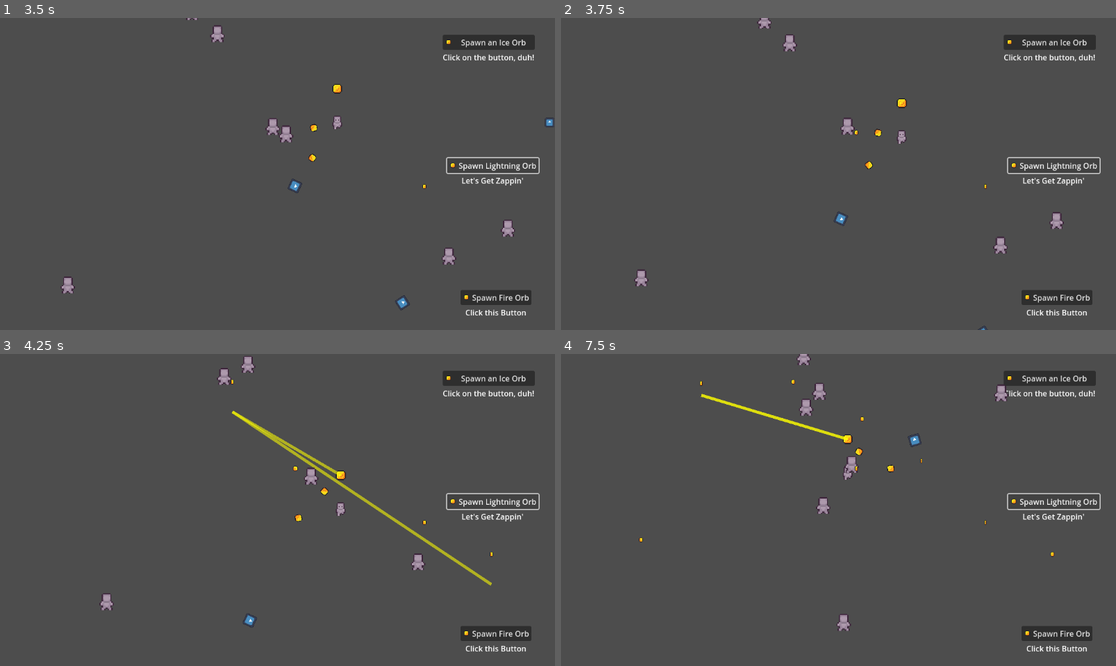
Above: before the commit, frames 1-4 (two rows, left to right).
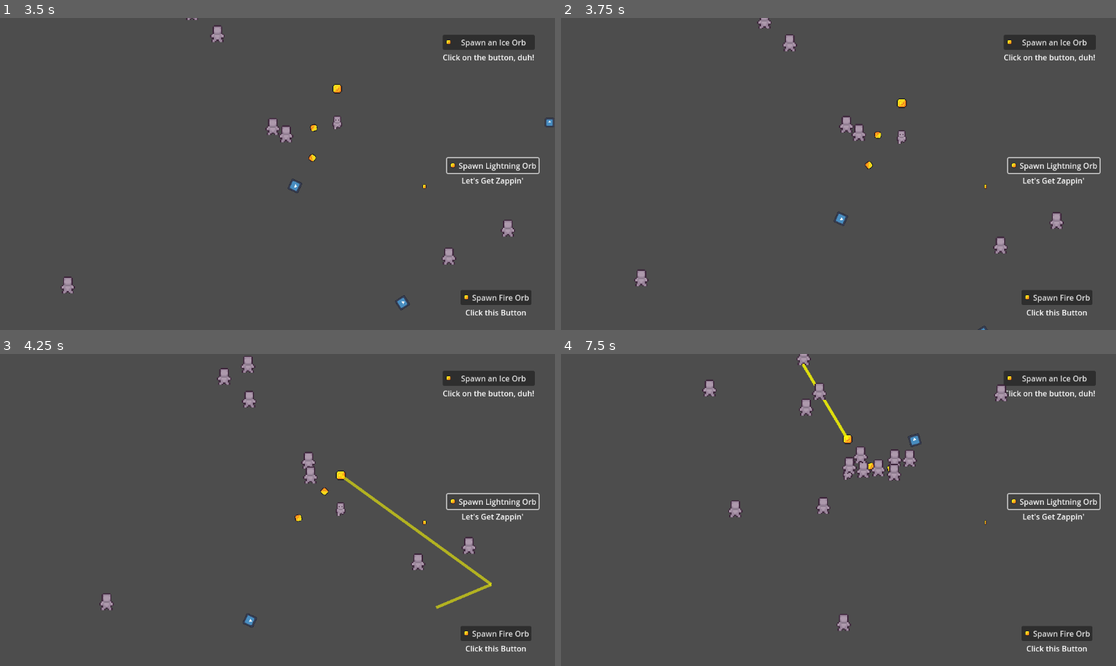
Above: after the commit, the same moments.

Repository: ImperatusGames/TopDownGame
Game: Godot game, scene res://game.tscn
The game is run twice, just before and just after one commit, with the same random seed, the same clock (stepped at 60 frames per second) and the same inputs. The engine's default icon, where the game draws it, is replaced by a stand-in: a white triangle on a blue panel in a dark square.
Inputs:
- Up to frame 1 (3.5 s): click "Spawn an Ice Orb" at 0.5 s; click "Spawn Fire Orb" at 1.25 s; click "Spawn Lightning Orb" at 2 s; hold D (move_right) from 2.78 s (still down)
- Up to frame 2 (3.75 s): release D (move_right) at 3.53 s; hold S (move_down) from 3.53 s (still down)
- Up to frame 3 (4.25 s): keep holding S (move_down)
- Up to frame 4 (7.5 s): release S (move_down) at 4.28 s; hold D (move_right) 4.28-5.03 s; hold W (move_up) 5.03-5.78 s; hold A (move_left) 5.78-7.28 s; hold S (move_down) from 7.28 s (still down)

Frame 1 is identical in both runs. In frame 2, 0.2% of the frame differs, in the area x 50-58%, y 31-40%; in frame 3, 1.4%, in the area x 41-89%, y 8-82%; in frame 4, 1.3%.

Commit message:
2-19 Commit
-Explosion functionality works properly
-Slow status effect component works properly (Not complete - need refresh functionality added in)

Diff:
--- a/attack.gd
+++ b/attack.gd
@@ -5,3 +5,10 @@
 var attack_position: Vector2
 var slow: bool
 var freeze: bool
+
+const SLOW_EFFECT = preload("res://statuses/slow_status_effect.tscn")
+
+func slow_unit(unit : Enemy):
+	if slow == true:
+		var slowdown = SLOW_EFFECT.instantiate()
+		unit.add_child(slowdown)
--- a/components/velocity_component.gd
+++ b/components/velocity_component.gd
@@ -13,3 +13,9 @@
 		return true
 	else:
 		return false
+
+func slowed():
+	current_speed = BASE_SPEED / 2
+
+func restore_speed():
+	current_speed = BASE_SPEED
--- a/enemies/zombie.tscn
+++ b/enemies/zombie.tscn
@@ -52,7 +52,7 @@
 
 [node name="HealthComponent" parent="." instance=ExtResource("1_8yvla")]
 unique_name_in_owner = true
-MAX_HEALTH = 1
+MAX_HEALTH = 5
 
 [node name="CollisionShape2D" type="CollisionShape2D" parent="."]
 position = Vector2(0, 2)
--- a/player/weapons/explosion.gd
+++ b/player/weapons/explosion.gd
@@ -4,20 +4,20 @@
 
 func _ready() -> void:
 	%Timer.timeout.connect(_on_timer_timeout)
+	%DamageTimer.timeout.connect(_disable_damage_timeout)
+	area_entered.connect(_on_area_entered)
 
-	explode()
+func _on_timer_timeout():
+	queue_free()
 
-func explode():
-	var bodies = get_overlapping_bodies()
-	print(bodies.size(), " bodies in explosion")
-	if bodies.size() > 0:
+func _disable_damage_timeout():
+	area_entered.disconnect(_on_area_entered)
+
+func _on_area_entered(area):
+	if area is HurtBoxComponent:
+		var hurtbox: HurtBoxComponent = area
+
 		var attack = Attack.new()
 		attack.attack_damage = damage
 
-		for i in bodies:
-			if bodies[i].has_node("HurtBoxComponent") == true:
-				var hurtbox: HurtBoxComponent = bodies[i].get_node("HurtBoxComponent")
-				hurtbox.damage(attack)
-
-func _on_timer_timeout():
-	queue_free()
+		hurtbox.damage(attack)
--- a/player/weapons/explosion.tscn
+++ b/player/weapons/explosion.tscn
@@ -25,3 +25,9 @@
 wait_time = 0.75
 one_shot = true
 autostart = true
+
+[node name="DamageTimer" type="Timer" parent="."]
+unique_name_in_owner = true
+wait_time = 0.05
+one_shot = true
+autostart = true
--- a/player/weapons/ice_shot.gd
+++ b/player/weapons/ice_shot.gd
@@ -51,6 +51,7 @@
 
 		if slow_enabled == true:
 			attack.slow = true
+			attack.slow_unit(hurtbox.get_parent())
 
 		if freeze_enabled == true:
 			attack.freeze = true
--- a/project.godot
+++ b/project.godot
@@ -19,6 +19,7 @@
 
 Enemy=""
 Player=""
+"Status Effects"=""
 
 [input]
 
--- a/statuses/slow_status_effect.gd
+++ b/statuses/slow_status_effect.gd
@@ -1,21 +1,18 @@
 extends Node2D
 class_name StatusEffect
 
-@onready var speed = get_parent().get_node("VelocityComponent").current_speed
-
 func _ready() -> void:
 	$Timer.timeout.connect(_on_slow_timeout)
-	$timer.start()
-	_timer_started()
-
-func _timer_started():
-	speed = speed / 2
-	print(speed, " is current speed")
+	#get_tree().call_group("Status Effects", "slowed")
+	get_parent().get_node("VelocityComponent").slowed()
 
 func _on_slow_timeout():
-	speed = get_parent().get_node("VelocityComponent").BASE_SPEED
-	queue_free()
+	#get_tree().call_group("Status Effects", "restore_speed")
+	get_parent().get_node("VelocityComponent").restore_speed()
+	call_deferred("queue_free")
 
+func _slow_timer_refresh():
+	%Timer.start(1.5)
 
 ####Rewrite functionality as follows
 # Check if enemy is already slowed status effect instance
--- a/statuses/slow_status_effect.tscn
+++ b/statuses/slow_status_effect.tscn
@@ -2,10 +2,11 @@
 
 [ext_resource type="Script" path="res://statuses/slow_status_effect.gd" id="1_cv5xl"]
 
-[node name="SlowStatusEffect" type="Node2D"]
+[node name="SlowStatusEffect" type="Node2D" groups=["Status Effects"]]
 script = ExtResource("1_cv5xl")
 
 [node name="Timer" type="Timer" parent="."]
 unique_name_in_owner = true
 wait_time = 1.5
 one_shot = true
+autostart = true
